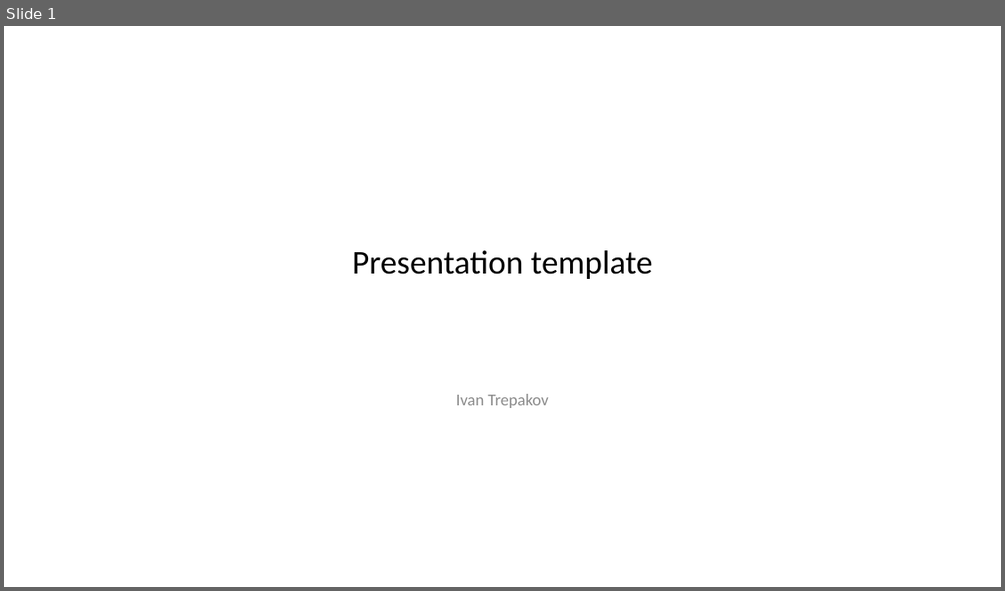
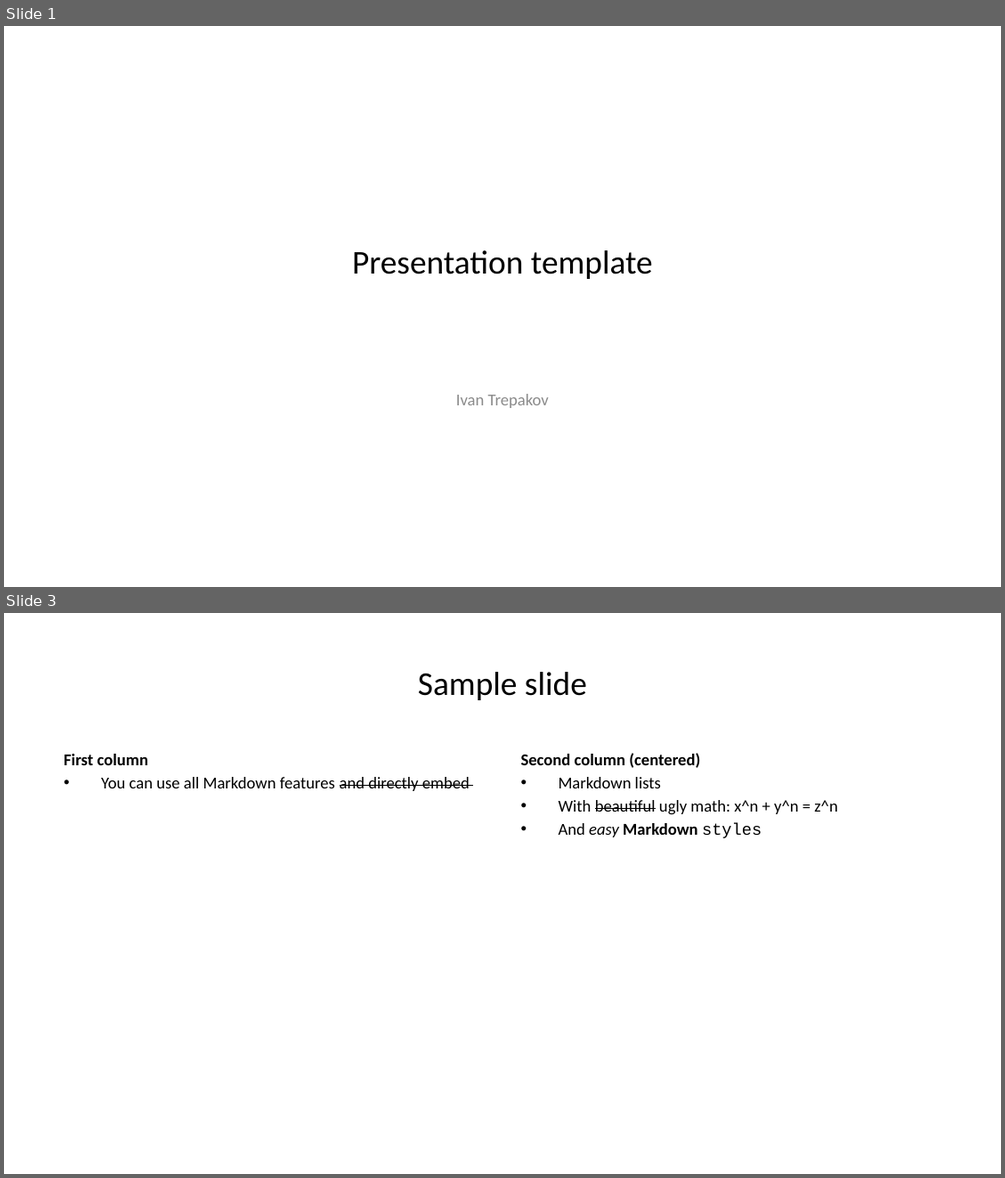
Before and after one commit to liontiger23/presentation-template, a slide deck: publish/sample.pptx. Shown one above the other, each under a label of ours: slide 1 before the commit, slides 1 and 3 after it; the slides between them are not shown. The pictures are 1005x591 and 1005x1178 pixels, drawn with LibreOffice and Linux fonts; fonts in the diff are those of the drawing. Boxes give left, top, right and bottom in pixels: in the first picture for what was removed or moved away, otherwise in the second. Text is boxed around its words. In the diff, an @@ line names an element or a change of style, - is before the commit and + after.

Commit message:
sample: update pres

```diff
--- a/publish/sample.pptx
+++ b/publish/sample.pptx
@@ slide 3 added at box(4, 613, 1001, 1174), background #FFFFFF @@
@@ title added at box(418, 672, 587, 700), 24 pt, text #000000 @@
+Sample slide
@@ text added at box(64, 754, 469, 791), 12 pt, text #000000 @@
+First column
+• You can use all Markdown features and directly embed
@@ text added at box(521, 753, 837, 838), 12 pt, text #000000 @@
+Second column (centered)
+• Markdown lists
+• With beautiful ugly math: x^n + y^n = z^n
+• And easy Markdown styles
```
Also in this commit, not shown: 2 slides changed, 3 other slides added, 2 slides removed, 2 other files.
